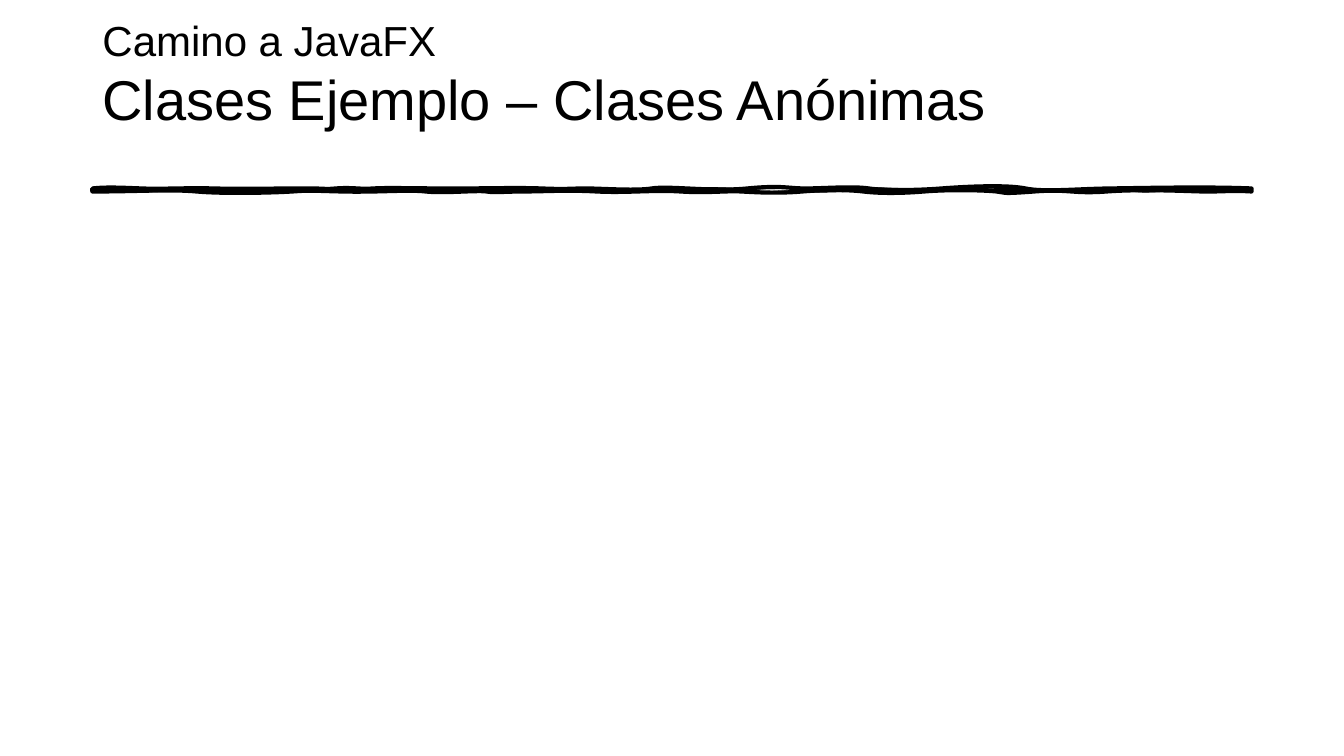
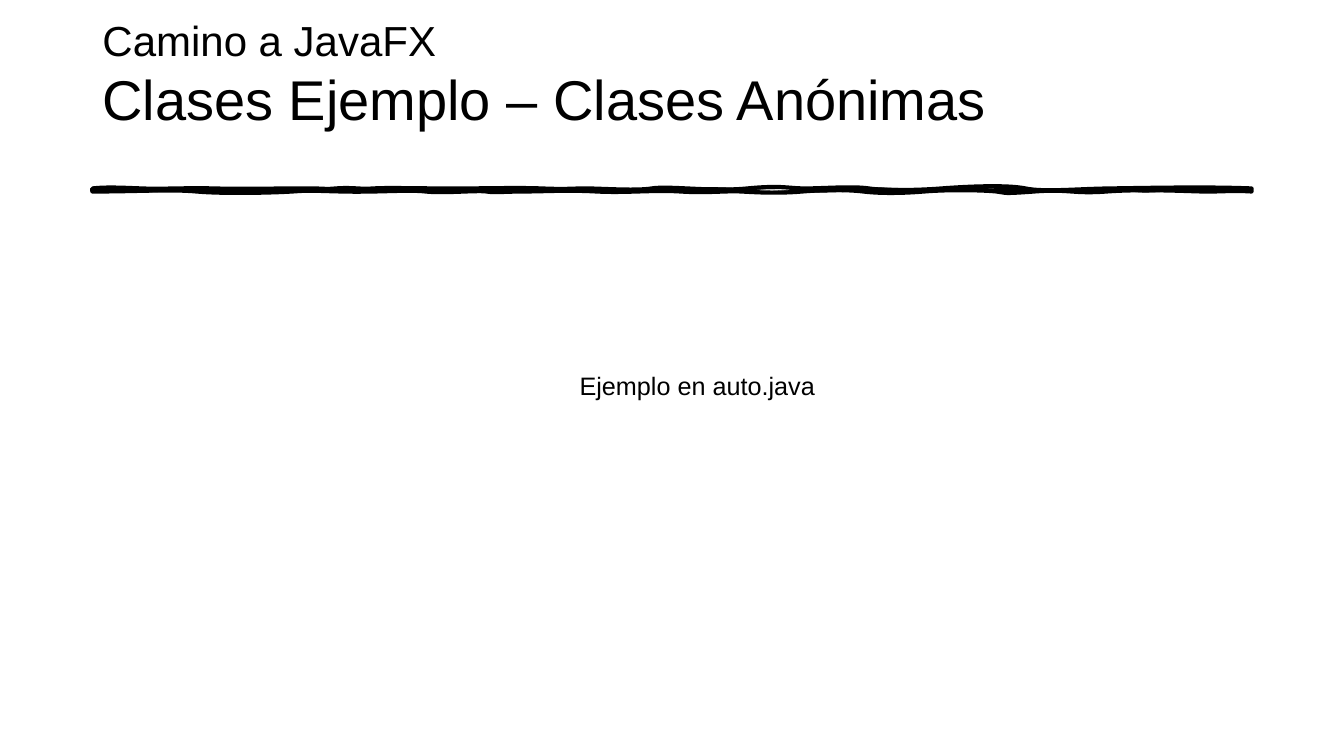
Before and after one commit to polivares/ELO329, a slide deck: slide 20 of ayudantia-paralelo-200/4y5/ELO-329 - semana 4y5.pptx. Drawn at 1344x756 pixels with LibreOffice and Linux fonts; fonts in the diff are those of the drawing. Boxes give left, top, right and bottom in pixels: in the first picture for what was removed or moved away, otherwise in the second. Text is boxed around its words. In the diff, an @@ line names an element or a change of style, - is before the commit and + after.

```diff
--- a/ayudantia-paralelo-200/4y5/ELO-329 - semana 4y5.pptx
+++ b/ayudantia-paralelo-200/4y5/ELO-329 - semana 4y5.pptx
@@ text added at box(580, 376, 815, 401), 18 pt, text #000000 @@
+  Ejemplo en auto.java
```
Also in this commit, not shown: 1 other slide changed.
